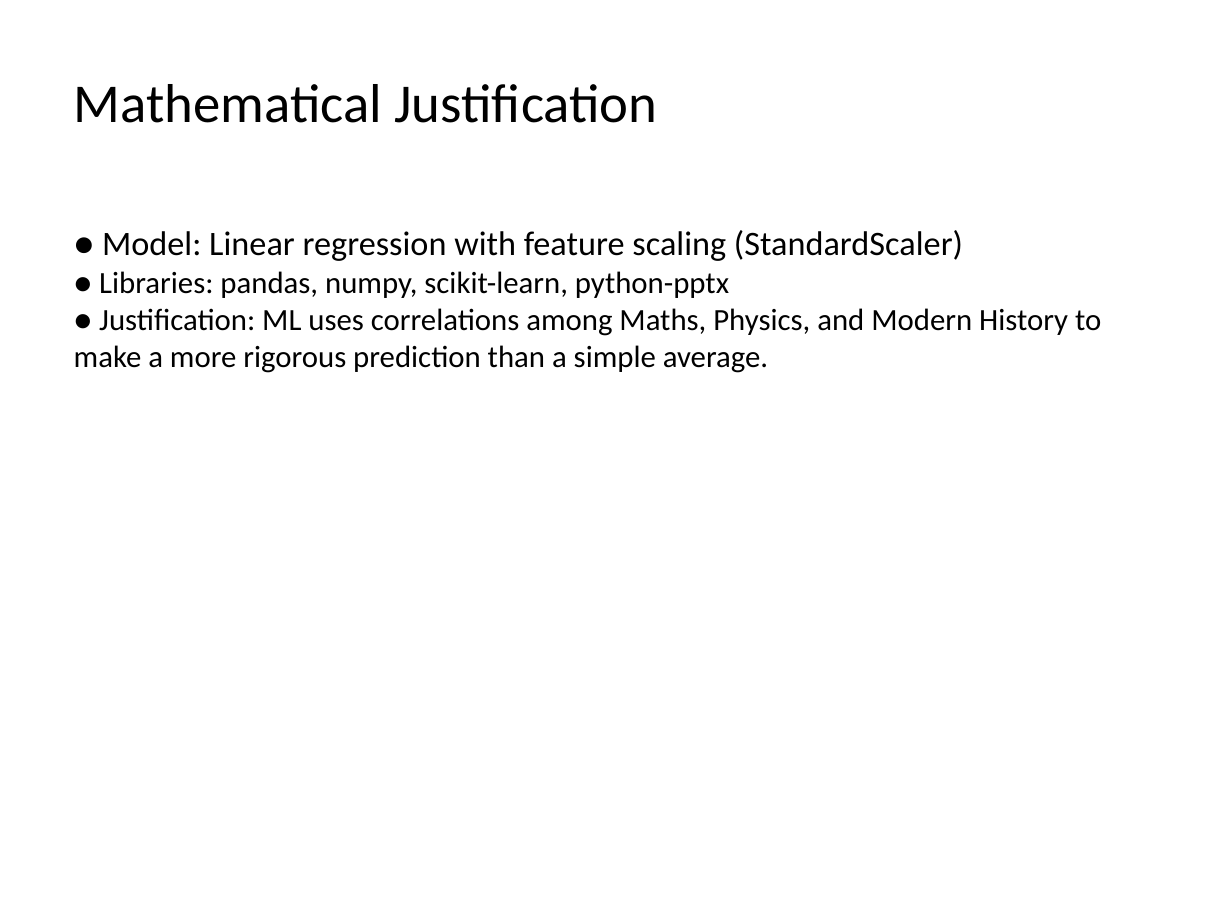
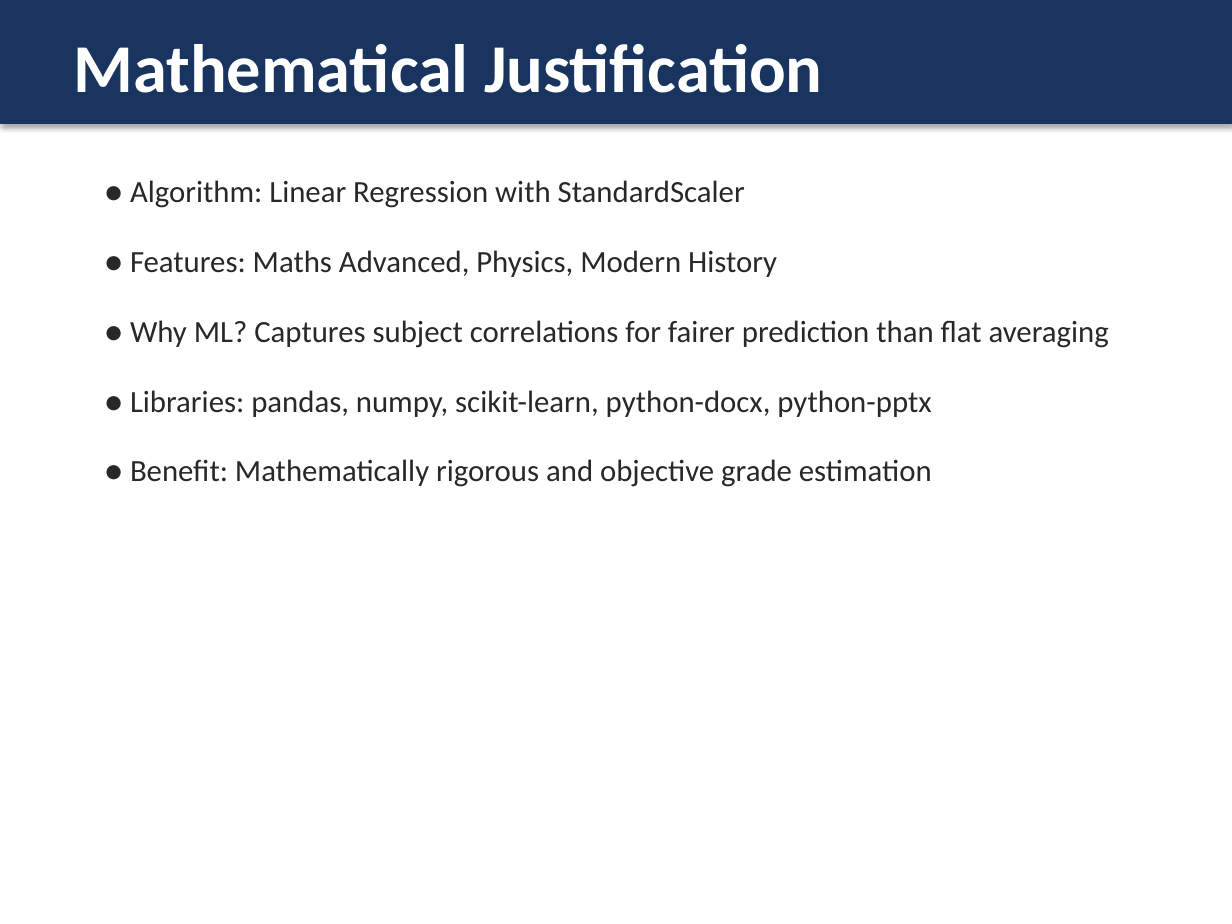
Before and after one commit to CatSolo05/Automation_assesment_task3, a slide deck: slide 2 of Academic Predictor Presentation.pptx. Drawn at 1232x924 pixels with LibreOffice and Linux fonts; fonts in the diff are those of the drawing. Boxes give left, top, right and bottom in pixels: in the first picture for what was removed or moved away, otherwise in the second. Text is boxed around its words. In the diff, an @@ line names an element or a change of style, - is before the commit and + after.

Commit message:
Improve presentation with professional theme, typography, and visual hierarchy

```diff
--- a/Academic Predictor Presentation.pptx
+++ b/Academic Predictor Presentation.pptx
@@ rectangle added at <box>0,0,1232,123</box>, fill #19345F, outline #19345F 0.75 pt @@
@@ text "Mathematical Justification": place and size @@
-text "Mathematical Justification" at <box>74,84,657,123</box>
+text "Mathematical Justification" at <box>74,44,822,93</box>
@@ text "Mathematical Justification" at <box>74,44,822,93</box>: size 32 to 40 pt, text colour #000000 to #FFFFFF, bold on @@
@@ text at <box>130,180,1109,487</box>: text changed; text colour #000000 to #282828 @@
-● Model: Linear regression with feature scaling (StandardScaler)
-● Libraries: pandas, numpy, scikit-learn, python-pptx
-● Justification: ML uses correlations among Maths, Physics, and Modern History to make a more rigorous prediction than a simple average.
+● Algorithm: Linear Regression with StandardScaler
+● Features: Maths Advanced, Physics, Modern History
+● Why ML? Captures subject correlations for fairer prediction than flat averaging
+● Libraries: pandas, numpy, scikit-learn, python-docx, python-pptx
+● Benefit: Mathematically rigorous and objective grade estimation
```
Also in this commit, not shown: 2 other slides changed, 3 slides added, 3 slides removed.
